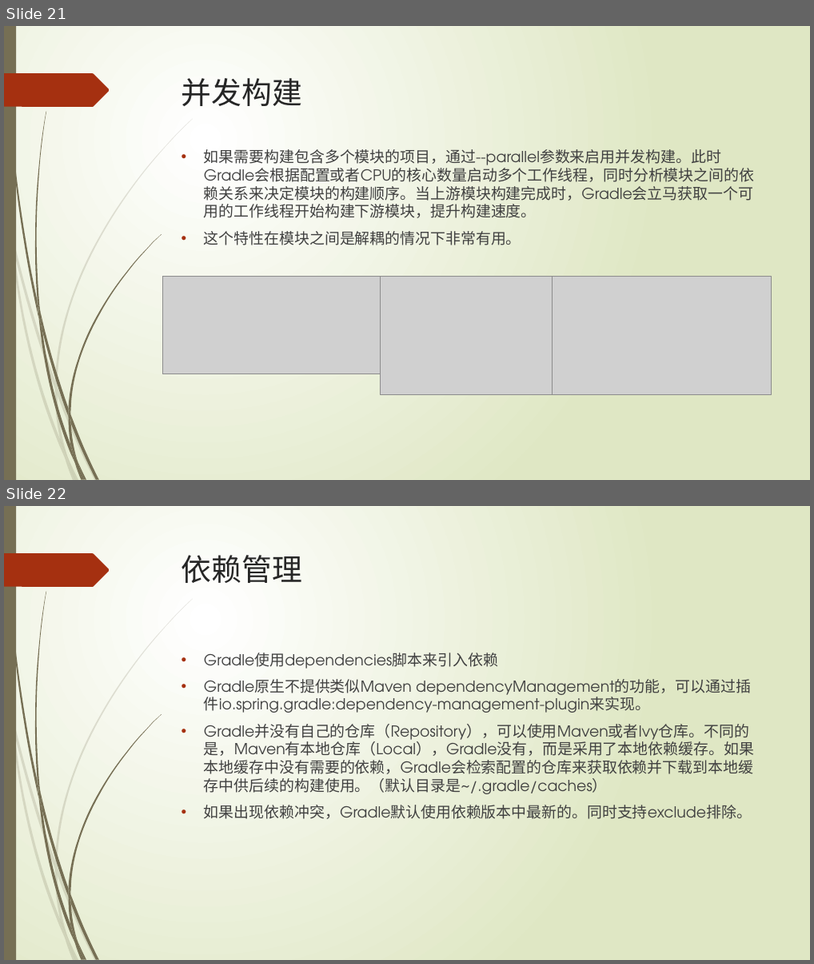
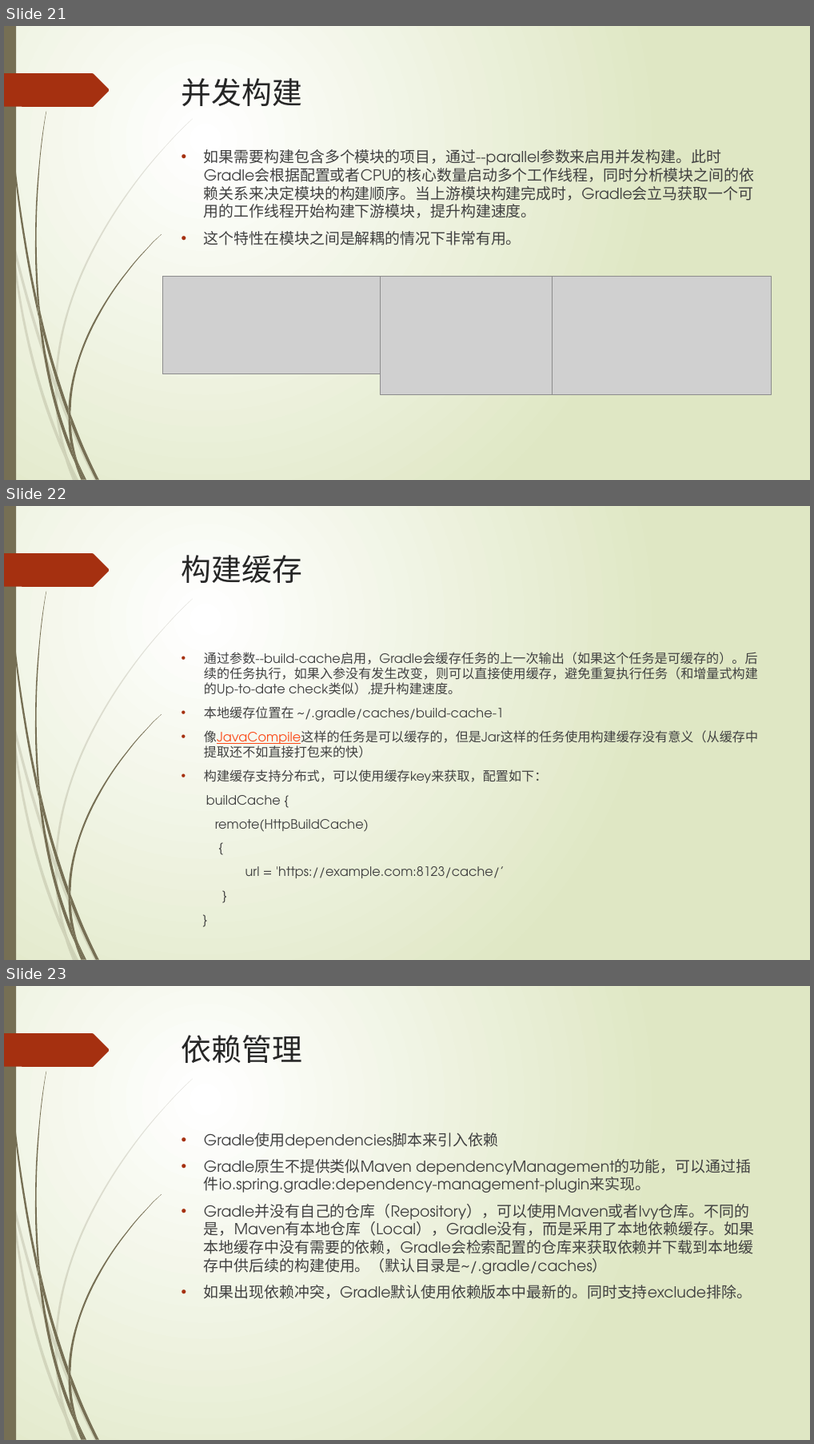
Before and after one commit to xljnc/gradle-springboot-plugin, a slide deck: doc/Gradle浅析.pptx. Shown one above the other, each under a label of ours: slides 21 and 22 before the commit, slides 21, 22 and 23 after it. The pictures are 814x964 and 814x1444 pixels, drawn with LibreOffice and Linux fonts; fonts in the diff are those of the drawing; grey boxes stand for pictures. Boxes give left, top, right and bottom in pixels: in the first picture for what was removed or moved away, otherwise in the second. Text is boxed around its words. In the diff, an @@ line names an element or a change of style, - is before the commit and + after.

```diff
--- a/doc/Gradle浅析.pptx
+++ b/doc/Gradle浅析.pptx
@@ slide 22 added at bbox=[4, 506, 810, 960], background gradient #FFFFFF to #DFE8C4; not listed: 24 template elements that a slide beside it also shows @@
@@ title added at bbox=[182, 555, 302, 583], 36 pt, text #262626 @@
+构建缓存
@@ text added at bbox=[204, 650, 758, 878], 15.3 pt, text #404040 @@
+• 通过参数--build-cache启用，Gradle会缓存任务的上一次输出（如果这个任务是可缓存的）。后续的任务执行，如果入参没有发生改变，则可以直接使用缓存，避免重复执行任务（和增量式构建的Up-to-date check类似）,提升构建速度。
+• 本地缓存位置在 ~/.gradle/caches/build-cache-1
+• 像JavaCompile这样的任务是可以缓存的，但是Jar这样的任务使用构建缓存没有意义（从缓存中提取还不如直接打包来的快）
+• 构建缓存支持分布式，可以使用缓存key来获取，配置如下：
+buildCache {
+remote(HttpBuildCache)
+{
+url = 'https://example.com:8123/cache/’
+}
+}
@@ what was slide 22 is now slide 23 @@
```
Also in this commit, not shown: 1 slide changed, 2 other slides added.
